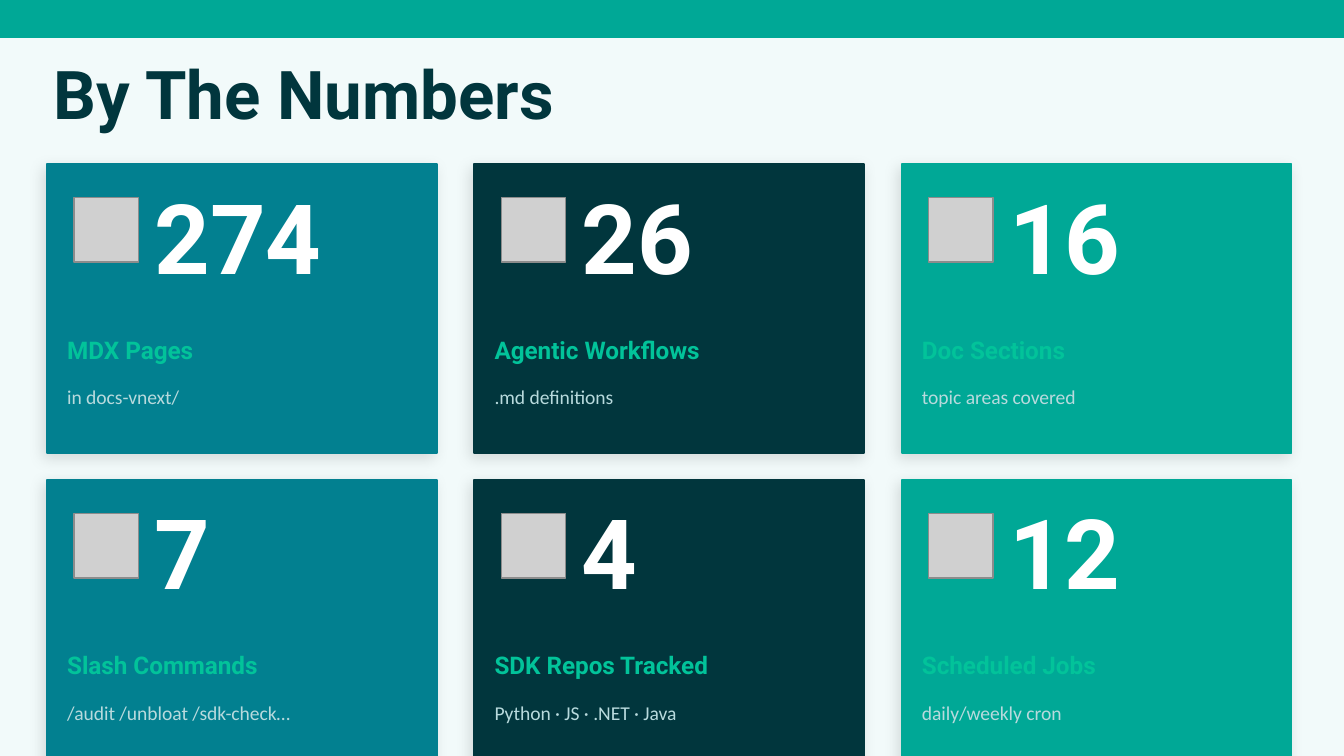
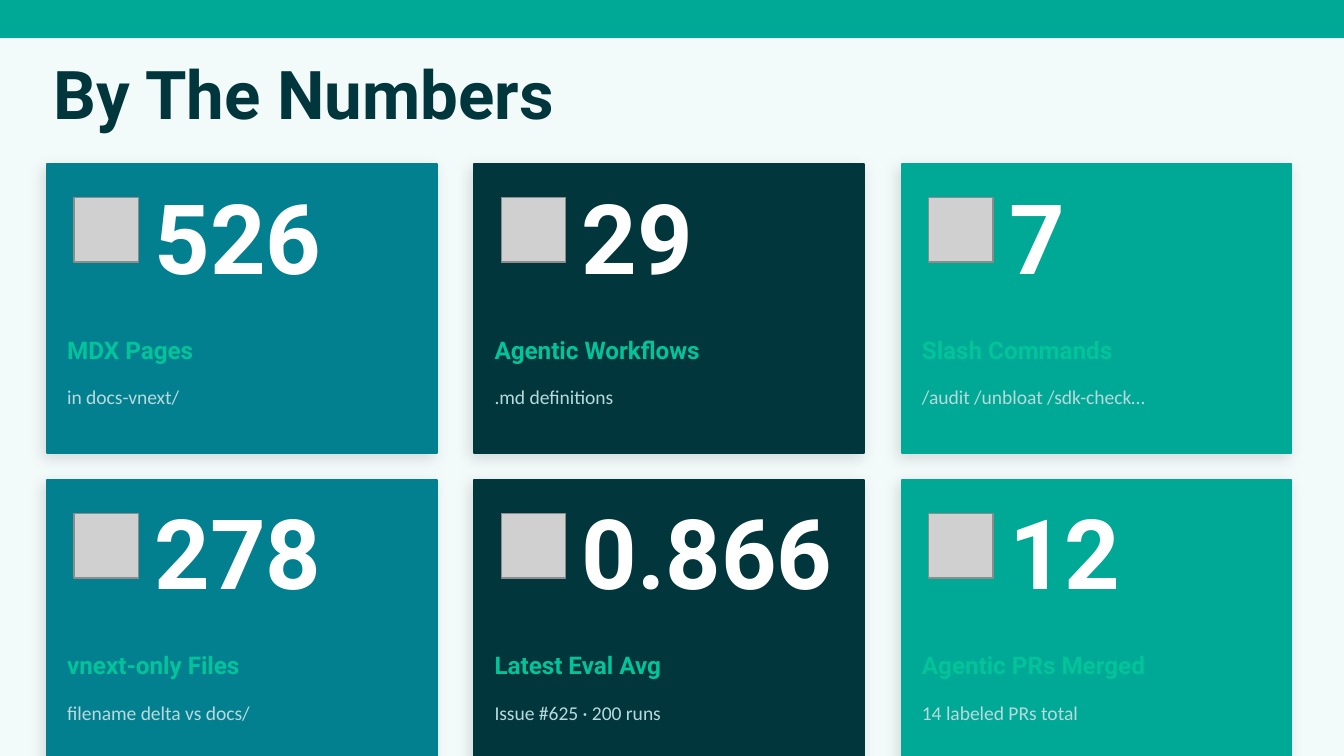
Before and after one commit to nicholasdbrady/foundry-docs, a slide deck: slide 14 of slides/foundry-docs-overview.pptx (slide 11 before the commit). Drawn at 1344x756 pixels with LibreOffice and Linux fonts; fonts in the diff are those of the drawing; grey boxes stand for pictures. Boxes give left, top, right and bottom in pixels: in the first picture for what was removed or moved away, otherwise in the second. Text is boxed around its words. In the diff, an @@ line names an element or a change of style, - is before the commit and + after.

```diff
--- a/slides/foundry-docs-overview.pptx
+++ b/slides/foundry-docs-overview.pptx
@@ text at box(155, 204, 322, 275): text changed @@
-274
+526
@@ text at box(582, 204, 693, 275): text changed @@
-26
+29
@@ text at box(1009, 205, 1065, 274): text changed @@
-16
+7
@@ text at box(922, 390, 1145, 405): text changed @@
-topic areas covered
+/audit /unbloat /sdk-check…
@@ text at box(155, 519, 322, 590): text changed @@
-7
+278
@@ text at box(582, 519, 833, 590): text changed @@
-4
+0.866
@@ text at box(67, 656, 240, 679): text changed @@
-Slash Commands
+vnext-only Files
@@ text at box(495, 656, 661, 679): text changed @@
-SDK Repos Tracked
+Latest Eval Avg
@@ text at box(67, 706, 250, 721): text changed @@
-/audit /unbloat /sdk-check…
+filename delta vs docs/
@@ text at box(495, 707, 661, 720): text changed @@
-Python · JS · .NET · Java
+Issue #625 · 200 runs
@@ text at box(922, 706, 1078, 720): text changed @@
-daily/weekly cron
+14 labeled PRs total
```
Also in this commit, not shown: 8 other slides changed, 4 slides added, 1 slide removed, 1 other file.
